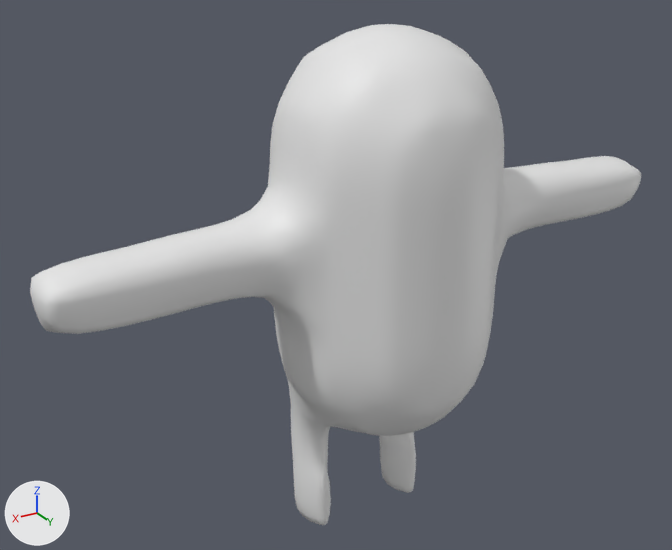
An edit to the FBX model Assets/3D/TowerFallGuy.fbx, drawn before and after from the same camera.
Before and after are seen from a 50 mm camera at (4.96, 7.29, 6.94) aimed at (0.36, -0.36, 3.11). Arrows for +X, +Y and +Z are at lower left; the lights stay in place. Where no turn or scale is listed for an object, it has been applied to the vertices.

Names of what the first picture shows: 'Mball.005'.
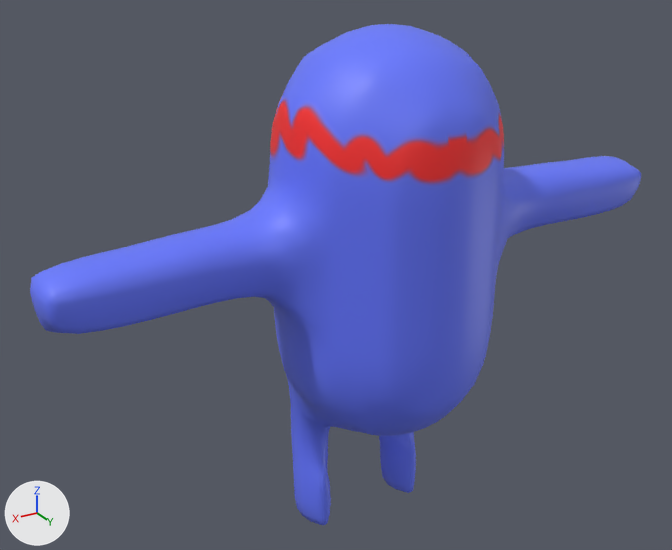
What differs and where, as boxes (x1, y1, x2, y2) in the pictures (672 x 550 px):
'Mball.005', recoloured (grey to blue)
    both: (30, 24, 641, 525)

What changed in the scene script:
```text
Add img_player2_png:
    img_player2_png = load_image('Player2.png', 'Texture/Player2.png', 1024, 1024, 'sRGB')
Add mat_material:
    mat_material = principled_material('Material')
    mat_material.texture = img_player2_png  # with its transparency
Change me_mesh_002:
    where me_mesh_002.from_pydata(...)  # 1870 vertices, 1868 faces; spans x -3.48..3.48, y -1.13..1.13, z -3.56..2.11
    add me_mesh_002.materials.append(mat_material)  # picture img_player2_png
```
